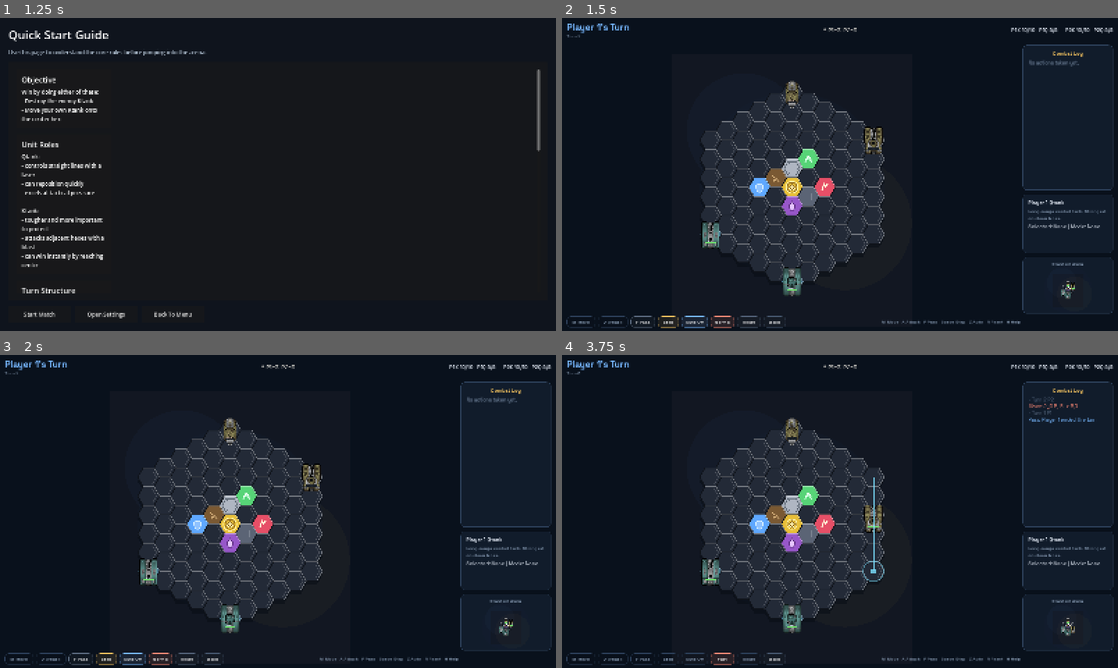
Above: before the commit, frames 1-4 (two rows, left to right).
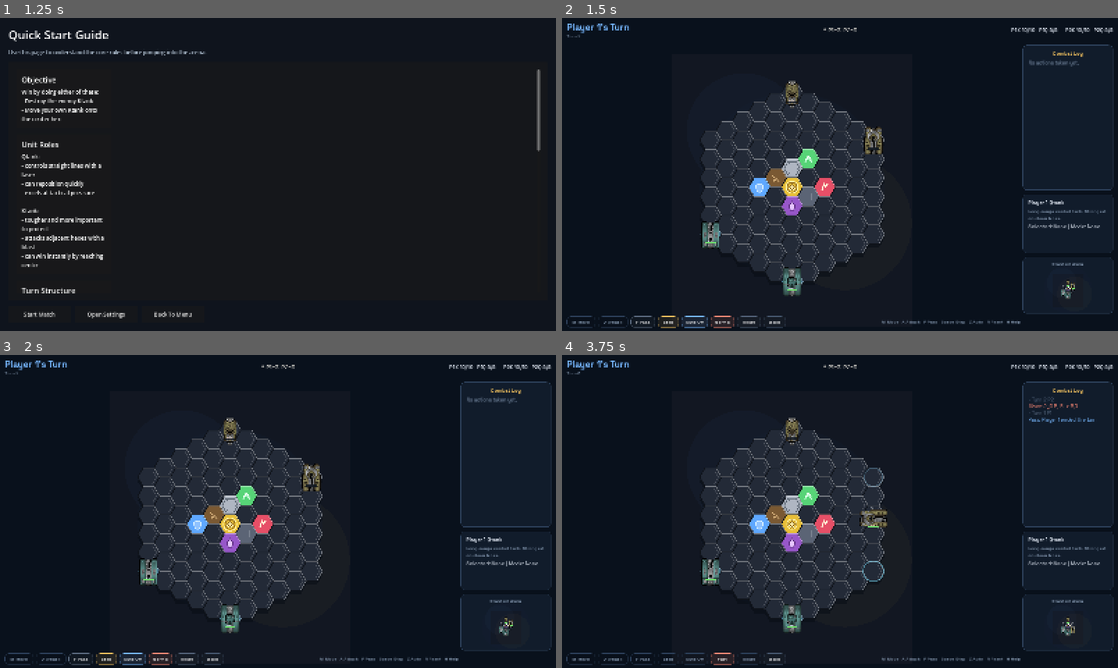
Above: after the commit, the same moments.

Repository: Arvi-Saleque/Hex-Siege-Arena
Game: Godot game, scene res://scenes/boot/boot.tscn
Same seed, same stepped clock (60 frames per second), same inputs: the game is played once before the commit and once after it. Sound files missing from this copy of the repository are replaced by a short silence.
Inputs:
- Up to frame 1 (1.25 s): click "Quick Start Guide" at 0.5 s
- Up to frame 2 (1.5 s): click "Start Match" at 1.25 s
- Up to frame 3 (2 s): no input
- Up to frame 4 (3.75 s): click "Normal" at 2 s; click "P Pass" at 2.75 s; click "Step" at 3.5 s

Frame 1 is identical in both runs. In frame 2, 0.3% of the frame differs, in the area x 40-93%, y 20-88%; in frame 3, 0.3%; in frame 4, 0.5%, in the area x 40-93%, y 20-89%.

Commit message:
feel: rotate tanks with movement and remove move beam

Diff:
--- a/scripts/board/board_debug_view.gd
+++ b/scripts/board/board_debug_view.gd
@@ -260,6 +260,7 @@
 	match action.action_type:
 		GameTypes.ActionType.MOVE:
 			var moved_tank: TankData = previous_state.get_tank(action.actor_id)
+			var current_tank: TankData = current_state.get_tank(action.actor_id)
 			if moved_tank != null:
 				var start_center: Vector2 = moved_tank.position.to_world_flat(hex_size)
 				var end_center: Vector2 = action.target_coord.to_world_flat(hex_size)
@@ -267,16 +268,25 @@
 				_tank_motion_overrides[action.actor_id] = {
 					"start": start_center,
 					"end": end_center,
+					"start_angle": moved_tank.facing_angle,
+					"end_angle": current_tank.facing_angle if current_tank != null else moved_tank.facing_angle,
 					"time_left": travel_duration,
 					"duration": travel_duration,
 				}
-				_beam_effects.append({
-					"start": start_center,
-					"end": end_center,
-					"color": Color("7be0ff"),
-					"width": 4.0,
-					"time_left": travel_duration,
-					"duration": travel_duration,
+				_ring_effects.append({
+					"center": start_center,
+					"color": Color("8ed9ff"),
+					"radius": 20.0,
+					"time_left": 0.24,
+					"duration": 0.24,
+					"filled": false,
+				})
+				_flash_effects.append({
+					"center": start_center,
+					"color": Color("9ec9ff"),
+					"radius": 12.0,
+					"time_left": 0.18,
+					"duration": 0.18,
 				})
 				_ring_effects.append({
 					"center": end_center,
@@ -453,6 +463,7 @@
 		var center: Vector2 = _tile_center(tank_cell) if tank_cell != null else tank.position.to_world_flat(hex_size)
 		if _tank_motion_overrides.has(tank.actor_id()):
 			center = _motion_override_center(tank.actor_id(), center)
+		var tank_rotation: float = _tank_draw_rotation(tank)
 		var player_color: Color = _player_primary_color(tank.owner_id)
 		var accent_color: Color = _player_accent_color(tank.owner_id)
 		draw_colored_polygon(_ellipse_points(center + Vector2(0, 16), Vector2(20, 8), 20), Color(0.03, 0.05, 0.08, 0.4))
@@ -460,7 +471,7 @@
 			draw_arc(center + Vector2(0, 6), 22.0, 0.0, TAU, 40, player_color.lerp(Color.WHITE, 0.2), 2.5, true)
 		if tank.actor_id() == selected_actor_id:
 			draw_circle(center + Vector2(0, 6), 20.0, player_color.lerp(Color.WHITE, 0.22))
-		_draw_tank_sprite(center, tank)
+		_draw_tank_sprite(center, tank, tank_rotation)
 
 		if font != null:
 			draw_string(font, center + Vector2(-10, -27), "%d" % tank.hp, HORIZONTAL_ALIGNMENT_LEFT, -1.0, 13, Color("f5f7fb"))
@@ -591,7 +602,7 @@
 			pass
 
 
-func _draw_tank_sprite(center: Vector2, tank: TankData) -> void:
+func _draw_tank_sprite(center: Vector2, tank: TankData, rotation_value: float = 0.0) -> void:
 	var sprite_set: Dictionary = TANK_SPRITES.get(tank.actor_id(), {})
 	if sprite_set.is_empty():
 		var player_color: Color = _player_primary_color(tank.owner_id)
@@ -608,18 +619,18 @@
 	var gun_texture: Texture2D = sprite_set.get("gun", null) as Texture2D
 
 	if track_texture != null:
-		_draw_centered_texture(track_texture, center + Vector2(0, 4), scale_value)
+		_draw_centered_texture(track_texture, center + Vector2(0, 4), scale_value, rotation_value)
 	if hull_texture != null:
-		_draw_centered_texture(hull_texture, center + Vector2(0, 1), scale_value)
+		_draw_centered_texture(hull_texture, center + Vector2(0, 1), scale_value, rotation_value)
 	if gun_texture != null:
-		_draw_centered_texture(gun_texture, center + Vector2(0, -2), scale_value)
-
-
-func _draw_centered_texture(texture: Texture2D, center: Vector2, scale_value: float) -> void:
+		_draw_centered_texture(gun_texture, center + Vector2(0, -2), scale_value, rotation_value)
+
+
+func _draw_centered_texture(texture: Texture2D, center: Vector2, scale_value: float, rotation_value: float = 0.0) -> void:
 	var texture_size: Vector2 = texture.get_size()
-	var draw_size: Vector2 = texture_size * scale_value
-	var draw_rect_value := Rect2(center - draw_size * 0.5, draw_size)
-	draw_texture_rect(texture, draw_rect_value, false)
+	draw_set_transform(center, rotation_value, Vector2.ONE * scale_value)
+	draw_texture(texture, -texture_size * 0.5)
+	draw_set_transform(Vector2.ZERO, 0.0, Vector2.ONE)
 
 
 func _draw_qtank(center: Vector2, player_color: Color, accent_color: Color) -> void:
@@ -757,6 +768,26 @@
 	var progress: float = 1.0 - (time_left / duration)
 	var eased_progress: float = 1.0 - pow(1.0 - progress, 2.2)
 	return _effect_vec2(motion, "start", fallback_center).lerp(_effect_vec2(motion, "end", fallback_center), eased_progress)
+
+
+func _motion_override_angle(actor_id: String, fallback_angle: float) -> float:
+	var motion: Dictionary = _tank_motion_overrides.get(actor_id, {})
+	if motion.is_empty():
+		return fallback_angle
+	var duration: float = maxf(_effect_float(motion, "duration", 1.0), 0.001)
+	var time_left: float = clampf(_effect_float(motion, "time_left", 0.0), 0.0, duration)
+	var progress: float = 1.0 - (time_left / duration)
+	var eased_progress: float = 1.0 - pow(1.0 - progress, 2.2)
+	var start_angle: float = _effect_float(motion, "start_angle", fallback_angle)
+	var end_angle: float = _effect_float(motion, "end_angle", fallback_angle)
+	return lerp_angle(start_angle, end_angle, eased_progress)
+
+
+func _tank_draw_rotation(tank: TankData) -> float:
+	var base_angle: float = tank.facing_angle + PI * 0.5
+	if _tank_motion_overrides.has(tank.actor_id()):
+		return _motion_override_angle(tank.actor_id(), base_angle)
+	return base_angle
 
 
 func _apply_event_feedback(current_state: GameState, event_item: GameEvent) -> void:
--- a/scripts/core/game_state.gd
+++ b/scripts/core/game_state.gd
@@ -271,6 +271,9 @@
 		_add_event("invalid_action", {"reason": "illegal move", "actor_id": tank.actor_id()})
 		return false
 
+	var move_vector: Vector2 = action.target_coord.to_world_flat(1.0) - tank.position.to_world_flat(1.0)
+	if move_vector.length() > 0.001:
+		tank.facing_angle = move_vector.angle()
 	var from_key: String = tank.position.key()
 	tank.position = action.target_coord.clone()
 	_add_event("move", {"actor_id": tank.actor_id(), "from": from_key, "to": tank.position.key()})
@@ -317,6 +320,10 @@
 		_add_event("invalid_action", {"reason": "missing direction", "actor_id": tank.actor_id()})
 		return
 
+	var aim_target: HexCoord = tank.position.neighbor(direction)
+	var aim_vector: Vector2 = aim_target.to_world_flat(1.0) - tank.position.to_world_flat(1.0)
+	if aim_vector.length() > 0.001:
+		tank.facing_angle = aim_vector.angle()
 	var damage: int = tank.get_attack_damage()
 	_add_event("attack", {"actor_id": tank.actor_id(), "mode": "laser", "direction": direction, "damage": damage})
 	for step_coord: HexCoord in tank.position.raycast(direction, board.rings * 3):
--- a/scripts/units/tank_data.gd
+++ b/scripts/units/tank_data.gd
@@ -13,6 +13,7 @@
 var hp: int = 0
 var max_hp: int = 0
 var owner_id: int = 1
+var facing_angle: float = 0.0
 var active_buff: int = GameTypes.BuffType.NONE
 var shield_hits_remaining: int = 0
 
@@ -22,17 +23,19 @@
 	p_position: HexCoord = null,
 	p_hp: int = 0,
 	p_max_hp: int = 0,
-	p_owner_id: int = 1
+	p_owner_id: int = 1,
+	p_facing_angle: float = 0.0
 ) -> void:
 	tank_type = p_tank_type
 	position = p_position if p_position != null else HexCoord.new()
 	hp = p_hp
 	max_hp = p_max_hp
 	owner_id = p_owner_id
+	facing_angle = p_facing_angle
 
 
 func clone() -> TankData:
-	var duplicate: TankData = TankData.new(tank_type, position.clone(), hp, max_hp, owner_id)
+	var duplicate: TankData = TankData.new(tank_type, position.clone(), hp, max_hp, owner_id, facing_angle)
 	duplicate.active_buff = active_buff
 	duplicate.shield_hits_remaining = shield_hits_remaining
 	return duplicate
@@ -45,6 +48,7 @@
 		"hp": hp,
 		"max_hp": max_hp,
 		"owner_id": owner_id,
+		"facing_angle": facing_angle,
 		"active_buff": active_buff,
 		"shield_hits_remaining": shield_hits_remaining,
 	}
@@ -56,7 +60,8 @@
 		HexCoord.from_key(str(snapshot.get("position", "0,0"))),
 		int(snapshot.get("hp", 0)),
 		int(snapshot.get("max_hp", 0)),
-		int(snapshot.get("owner_id", 1))
+		int(snapshot.get("owner_id", 1)),
+		float(snapshot.get("facing_angle", 0.0))
 	)
 	tank.active_buff = int(snapshot.get("active_buff", GameTypes.BuffType.NONE))
 	tank.shield_hits_remaining = int(snapshot.get("shield_hits_remaining", 0))
@@ -112,8 +117,10 @@
 
 
 static func create_default_qtank(owner_id: int, coord: HexCoord) -> TankData:
-	return TankData.new(GameTypes.TankType.QTANK, coord, QTANK_HP, QTANK_HP, owner_id)
+	var default_angle: float = -PI * 0.5 if owner_id == 1 else PI * 0.5
+	return TankData.new(GameTypes.TankType.QTANK, coord, QTANK_HP, QTANK_HP, owner_id, default_angle)
 
 
 static func create_default_ktank(owner_id: int, coord: HexCoord) -> TankData:
-	return TankData.new(GameTypes.TankType.KTANK, coord, KTANK_HP, KTANK_HP, owner_id)
+	var default_angle: float = -PI * 0.5 if owner_id == 1 else PI * 0.5
+	return TankData.new(GameTypes.TankType.KTANK, coord, KTANK_HP, KTANK_HP, owner_id, default_angle)
Not shown, changed: update.md
